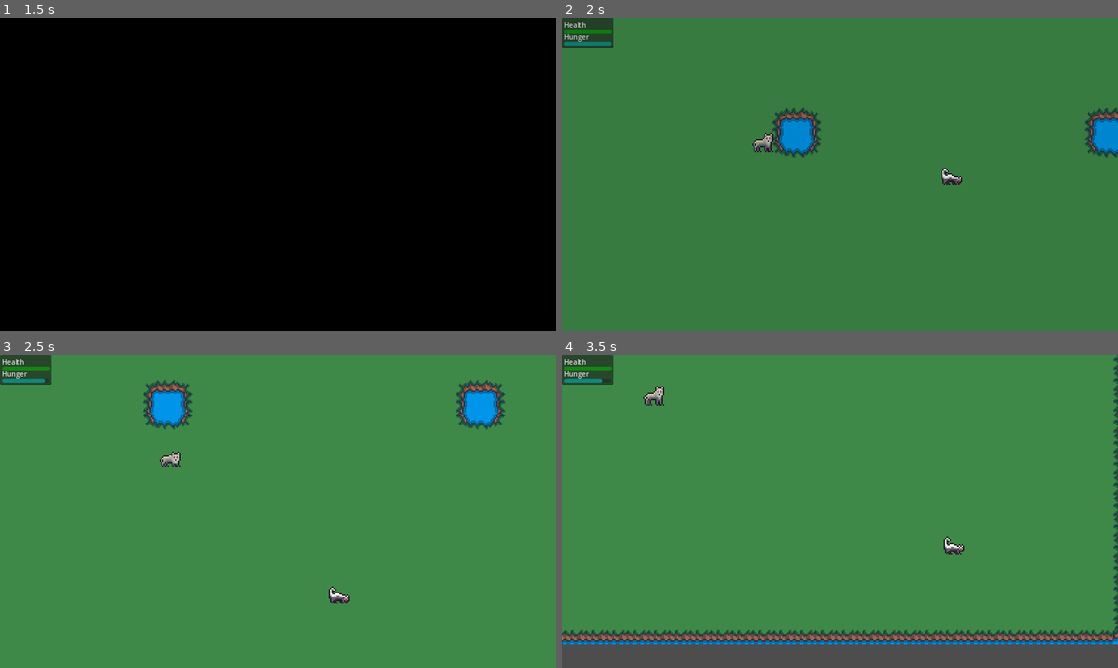
Above: before the commit, frames 1-4 (two rows, left to right).
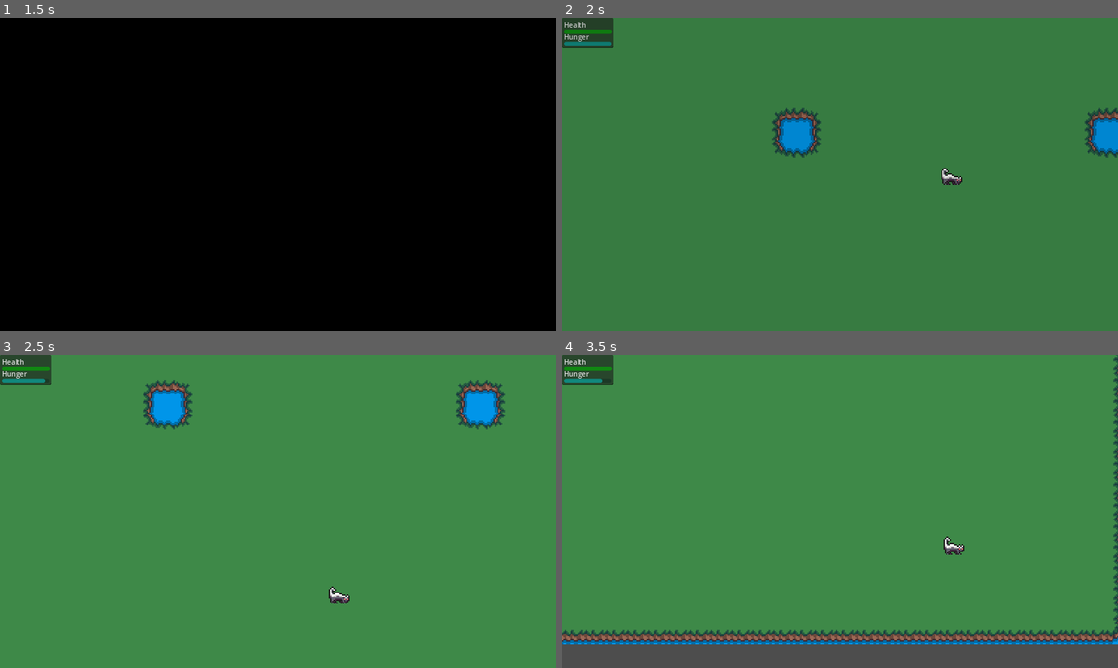
Above: after the commit, the same moments.

Repository: dually8/foodchain-game
Game: Godot game, scene res://scenes/main_menu.tscn
Same seed, same stepped clock (60 frames per second), same inputs: the game is played once before the commit and once after it. The engine's default icon, where the game draws it, is replaced by a stand-in: a white triangle on a blue panel in a dark square.
Inputs:
- Up to frame 1 (1.5 s): click "Start" at 0.5 s; tap Enter at 1.25 s; hold D (move_right) from 1.28 s (still down); hold . (attack) from 1.28 s (still down)
- Up to frame 2 (2 s): keep holding D (move_right); keep holding . (attack)
- Up to frame 3 (2.5 s): release D (move_right) at 2.03 s; release . (attack) at 2.03 s; hold S (move_down) from 2.03 s (still down); tap . (attack) at 2.1 s
- Up to frame 4 (3.5 s): release S (move_down) at 2.78 s; hold D (move_right) from 2.78 s (still down); hold . (attack) from 2.78 s (still down)

Frame 1 is identical in both runs. In frame 2, 0.2% of the frame differs, in the area x 34-38%, y 36-43%; in frame 3, 0.1%; in frame 4, 0.2%.

Commit message:
shorten chomp, add enemy attack cooldown, make carrots spawn static, fix spawner

Diff:
--- a/scenes/enemy.tscn
+++ b/scenes/enemy.tscn
@@ -27,3 +27,5 @@
 path_desired_distance = 1.0
 target_desired_distance = 1.0
 path_max_distance = 10.0
+
+[node name="AttackCooldown" type="Timer" parent="."]
--- a/scenes/level_01.tscn
+++ b/scenes/level_01.tscn
@@ -140,13 +140,6 @@
 pp_scene = ExtResource("11_q671a")
 spawn_group = "Prey"
 
-[node name="Enemy" parent="." instance=ExtResource("10_kkevy")]
-position = Vector2(272, 120)
-
-[node name="Prey" parent="." instance=ExtResource("11_q671a")]
-position = Vector2(88, 352)
-is_static = true
-
 [node name="NavigationRegion2D" type="NavigationRegion2D" parent="."]
 navigation_polygon = SubResource("NavigationPolygon_l5hc2")
 
--- a/scripts/enemy.gd
+++ b/scripts/enemy.gd
@@ -7,27 +7,34 @@
 var attack_rate: float = 1.0
 var attack_damage: int = 100
 var ready_to_chase: bool = false
+var is_paused: bool = false
 
 @onready var timer: Timer = %Timer
+@onready var attack_cooldown: Timer = $AttackCooldown
 @onready var navAgent: NavigationAgent2D = %NavigationAgent2D
+@onready var animation: AnimatedSprite2D = $Animation
 
 func _ready() -> void:
 	add_to_group("Predator")
 	timer.timeout.connect(_on_timer_timeout)
 	timer.wait_time = attack_rate
 	timer.start()
+	attack_cooldown.timeout.connect(_on_cooldown)
+	attack_cooldown.wait_time = attack_rate
+
 	# Find the player in the scene
 	var players = get_tree().get_nodes_in_group("Player")
 	if players.size() > 0:
 		target = players[0] as Player
 	call_deferred("_nav_setup")
+	set_model()
 
 func _nav_setup() -> void:
 	await get_tree().physics_frame
 	ready_to_chase = true
 
 func _physics_process(_delta: float) -> void:
-	if target and ready_to_chase:
+	if target and ready_to_chase and not is_paused:
 		navAgent.target_position = target.position
 		var direction = global_position.direction_to(navAgent.get_next_path_position())
 		velocity = direction * move_speed
@@ -40,8 +47,25 @@
 			#move_and_slide()
 
 func _on_timer_timeout() -> void:
-	if target:
+	if target and not is_paused:
 		var distance_to_player = position.distance_to(target.position)
 		if distance_to_player <= attack_distance:
 			GameManager.player_adjust_hp.emit(target.hp - attack_damage)
-			# TODO: Wait after attack. Don't move for a sec
+			is_paused = true
+			attack_cooldown.start()
+
+func _on_cooldown() -> void:
+	is_paused = false
+
+func set_model() -> void:
+	if not target:
+		return
+	match target.current_model:
+		Globals.Foodchain.Skunk:
+			animation.play("wolf")
+		Globals.Foodchain.Wolf:
+			animation.play("bear")
+		Globals.Foodchain.Bear:
+			animation.play("human_idle_down")
+		Globals.Foodchain.Human:
+			animation.play("bear")
--- a/scripts/player_controller.gd
+++ b/scripts/player_controller.gd
@@ -78,8 +78,8 @@
 	if hunger > 0:
 		hunger -= hunger_drain
 	else:
-		print("You starved")
 		# TODO - Show game over menu
+		return
 	GameManager.player_adjust_hunger.emit(hunger)
 
 func _on_body_entered(body: Node2D) -> void:
--- a/scripts/prey.gd
+++ b/scripts/prey.gd
@@ -32,8 +32,11 @@
 				animation.play("wolf")
 			Globals.Foodchain.Human:
 				animation.play("bear")
-			_:
-				return
+		if target.current_model == Globals.Foodchain.Skunk:
+			# Carrots cannot move
+			is_static = true
+		else:
+			is_static = false
 
 func _physics_process(_delta: float) -> void:
 	#if target and not is_static and not navAgent.is_navigation_finished():
--- a/scripts/spawner.gd
+++ b/scripts/spawner.gd
@@ -1,11 +1,14 @@
 class_name Spawner
 extends Node2D
 
+# Prey/Predator node
 @export var pp_scene: PackedScene
+# Maximum number of spawns (prey or predators)
 @export var max_spawn: int = 3
+# Default group to put spawns under
 @export var spawn_group: String = "Predator"
-var spawn_nodes: Array[Node2D] = []
 @onready var timer: Timer = $SpawnTimer
+# Used for seeing if the player's camera can see the spawner
 @onready var notifier: VisibleOnScreenNotifier2D = $OnScreenNotifier
 
 # Called when the node enters the scene tree for the first time.
@@ -17,27 +20,33 @@
 	notifier.screen_exited.connect(_on_screen_exited)
 	_init_timer()
 
+# Connect the timeout signal to the spawner function
+# and start the timer if the player cannot see the spawner
 func _init_timer() -> void:
 	timer.timeout.connect(_on_spawn_timer_timeout)
-	get_tree().create_timer(1.0).timeout.connect(_start_timer)
+	get_tree().create_timer(1.0).timeout.connect(
+		func ():
+			if not notifier.is_on_screen():
+				timer.start()
+	)
 
-func _start_timer() -> void:
-	# Don't start the timer if this node is visible
-	if notifier.is_on_screen():
-		return
+# Stop the spawner if the area IS visible
+func _on_screen_entered() -> void:
+	timer.stop()
+
+# Start the spawner if the area IS NOT visible
+func _on_screen_exited() -> void:
 	timer.start()
 
-func _on_screen_entered() -> void:
-	_start_timer()
-
-func _on_screen_exited() -> void:
-	timer.stop()
-
 func _on_spawn_timer_timeout() -> void:
-	if not notifier.is_on_screen():
+	# Do nothing if the spawner is visible
+	if notifier.is_on_screen():
 		return
 	var current_spawn_count =  get_tree().get_node_count_in_group(spawn_group)
 	if current_spawn_count < max_spawn:
+		# We label as CharacterBody2D since both prey/predator inherit from it
 		var pp: CharacterBody2D = pp_scene.instantiate()
-		pp.position = position
+		var offset_x: float = randf_range(-5.0, 5.0)
+		var offset_y: float = randf_range(-5.0, 5.0)
+		pp.position = Vector2(position.x + offset_x, position.y + offset_y)
 		get_tree().root.add_child(pp)
Not shown, changed: assets/sound/chomp.ogg
